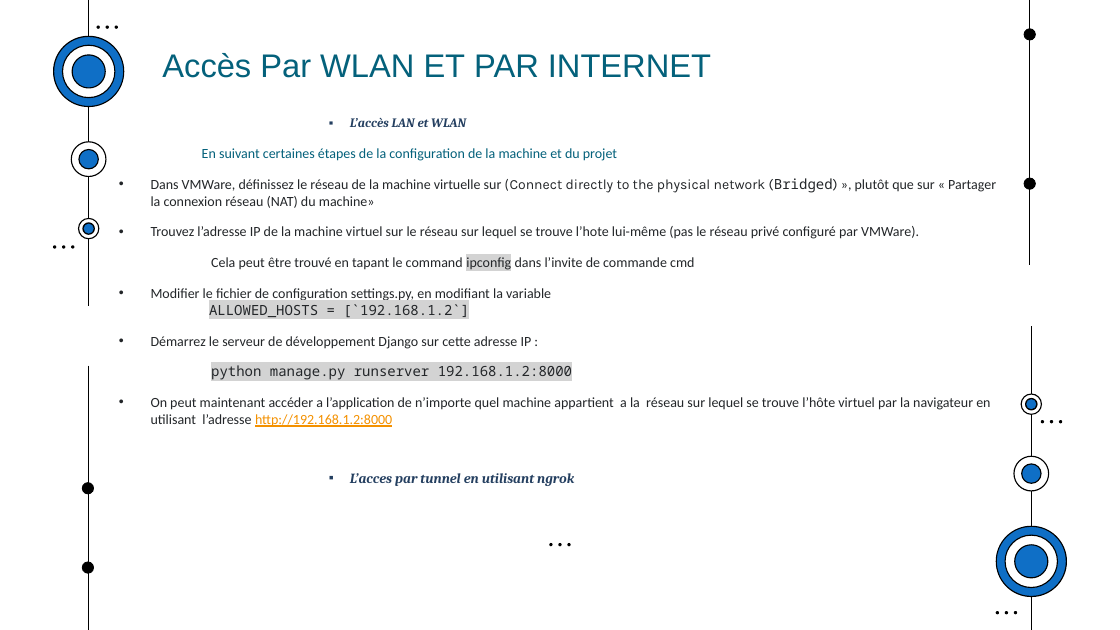
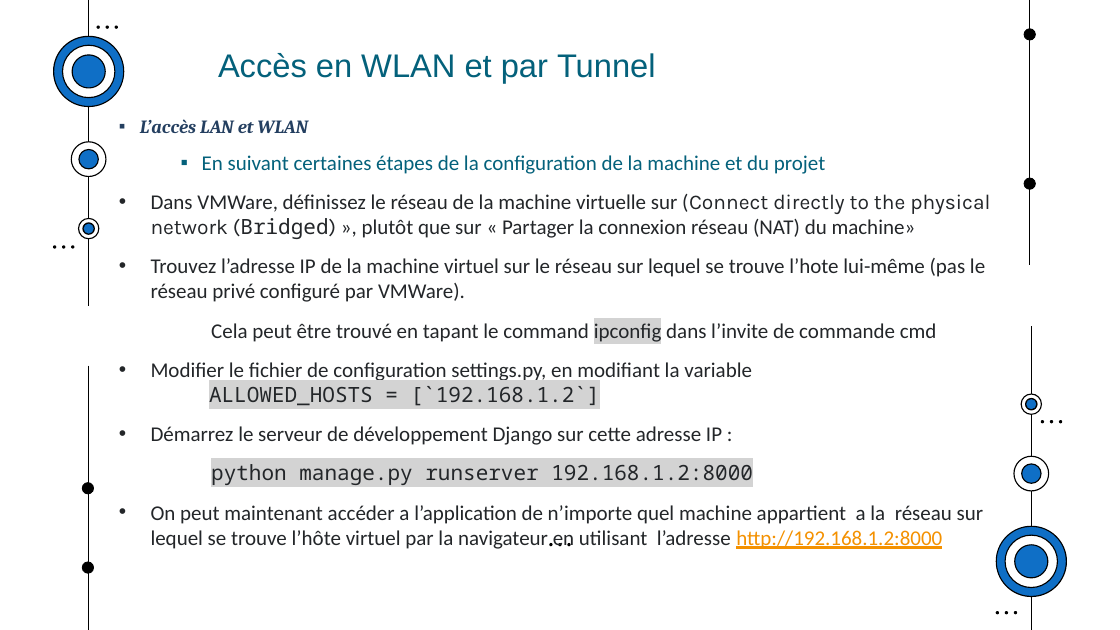
Before and after one commit to muhamedoufi/rapport-cloud, a slide deck: slide 9 of Presentation_cv.pptx. Drawn at 1120x630 pixels with LibreOffice and Linux fonts; fonts in the diff are those of the drawing. Boxes give left, top, right and bottom in pixels: in the first picture for what was removed or moved away, otherwise in the second. Text is boxed around its words. In the diff, an @@ line names an element or a change of style, - is before the commit and + after.

```diff
--- a/Presentation_cv.pptx
+++ b/Presentation_cv.pptx
@@ title at [218,53,656,83]: text changed @@
-Accès Par WLAN ET PAR INTERNET
+Accès en WLAN et par Tunnel
@@ subtitle "L’accès LAN et WLAN" at [140,119,990,549]: size 11 to 16 pt in "L’accès LAN et WLAN"; size 12 to 18 pt; indent changed; bullet none to ▪; list level 1 to 6 in "En suivant certaines étapes de ..." @@
@@ subtitle at [350,473,574,486]: paragraph removed @@
-          ▪ L’acces par tunnel en utilisant ngrok
```
Also in this commit, not shown: 5 other slides changed, 1 slide added.
